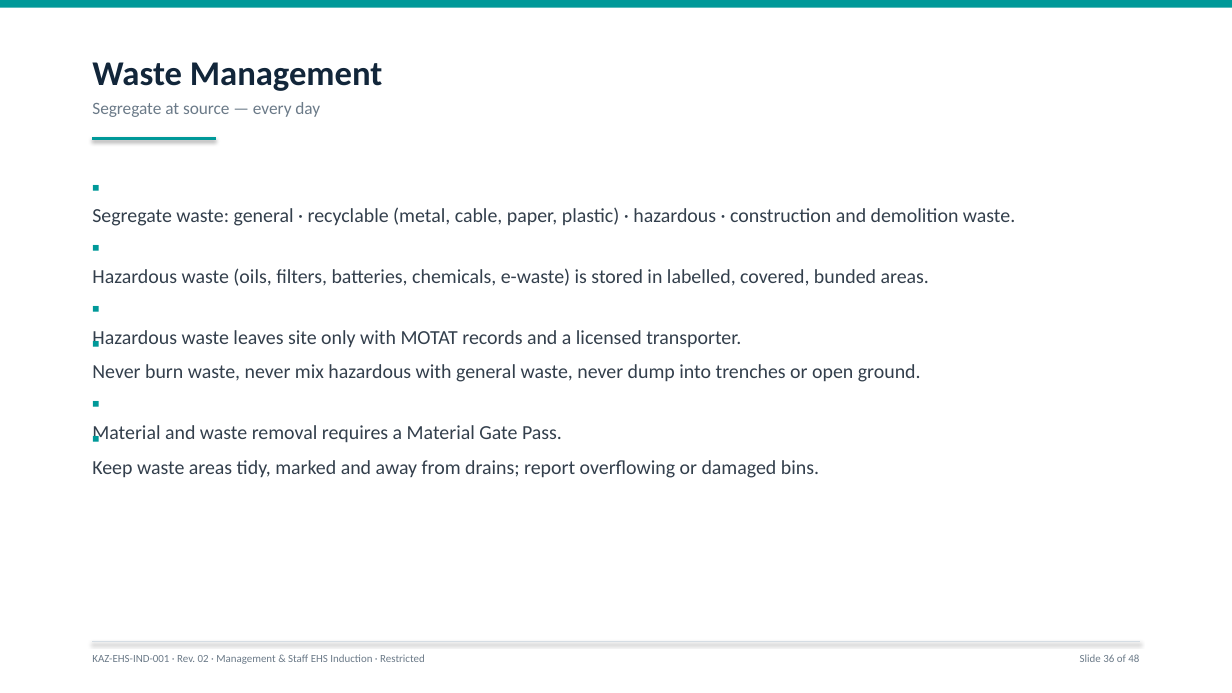
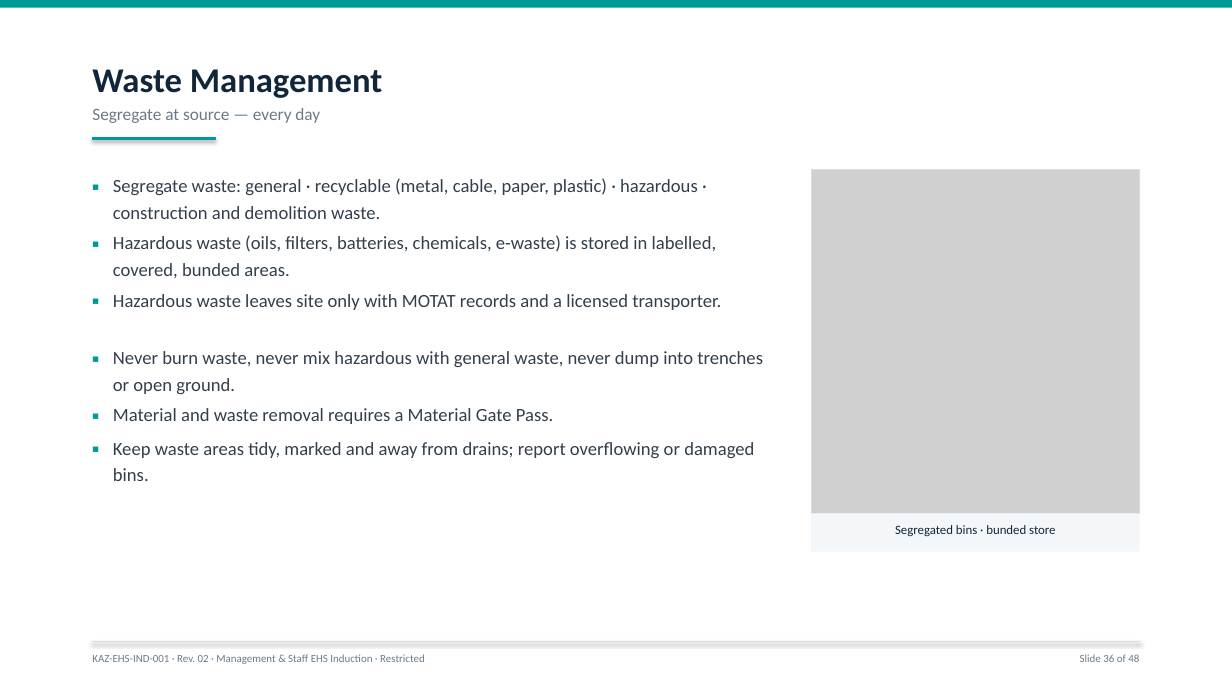
Before and after one commit to ahmuuytt09-dot/ahmed, a slide deck: slide 36 of EHS_Induction_Review/KAZ_Management_Staff_EHS_Induction_Rev02.pptx. Drawn at 1232x693 pixels with LibreOffice and Linux fonts; fonts in the diff are those of the drawing; grey boxes stand for pictures. Boxes give left, top, right and bottom in pixels: in the first picture for what was removed or moved away, otherwise in the second. Text is boxed around its words. In the diff, an @@ line names an element or a change of style, - is before the commit and + after.

```diff
--- a/EHS_Induction_Review/KAZ_Management_Staff_EHS_Induction_Rev02.pptx
+++ b/EHS_Induction_Review/KAZ_Management_Staff_EHS_Induction_Rev02.pptx
@@ text "Waste Management" at box(92, 69, 383, 98): line spacing 1 to 1.15 @@
@@ text "Segregate at source — every ...": place and size @@
-text "Segregate at source — every ..." at box(92, 102, 320, 117)
+text "Segregate at source — every ..." at box(92, 108, 320, 123)
@@ text added at box(92, 170, 113, 218), 14.5 pt, text #009999, bold @@
+▪
@@ text at box(113, 178, 698, 219): paragraph removed @@
-▪
@@ text "Segregate waste: general · recyclable ...": place and size @@
-text "Segregate waste: general · recyclable ..." at box(92, 207, 1015, 226)
+text "Segregate waste: general · recyclable ..." at box(113, 178, 698, 219)
@@ picture added at box(811, 169, 1141, 513) @@
@@ rectangle added at box(811, 169, 1141, 513), outline #D5DDE4 0.8 pt @@
@@ text added at box(92, 227, 113, 275), 14.5 pt, text #009999, bold @@
+▪
@@ text at box(113, 235, 716, 278): paragraph removed @@
-▪
@@ text "Hazardous waste (oils, filters, batteries, ...": place and size @@
-text "Hazardous waste (oils, filters, batteries, ..." at box(92, 268, 929, 286)
+text "Hazardous waste (oils, filters, batteries, ..." at box(113, 235, 716, 278)
@@ text added at box(92, 285, 113, 333), 14.5 pt, text #009999, bold @@
+▪
@@ text at box(113, 294, 721, 310): paragraph removed @@
-▪
@@ text "Hazardous waste leaves site only ...": place and size @@
-text "Hazardous waste leaves site only ..." at box(92, 330, 741, 348)
+text "Hazardous waste leaves site only ..." at box(113, 294, 721, 310)
@@ text added at box(92, 342, 113, 390), 14.5 pt, text #009999, bold @@
+▪
@@ text at box(113, 351, 763, 394): paragraph removed @@
-▪
@@ text "Never burn waste, never mix ...": place and size @@
-text "Never burn waste, never mix ..." at box(92, 364, 921, 382)
+text "Never burn waste, never mix ..." at box(113, 351, 763, 394)
@@ text added at box(92, 399, 113, 423), 14.5 pt, text #009999, bold @@
+▪
@@ text at box(113, 408, 553, 424): paragraph removed @@
-▪
@@ text "Material and waste removal requires ...": place and size @@
-text "Material and waste removal requires ..." at box(92, 425, 562, 443)
+text "Material and waste removal requires ..." at box(113, 408, 553, 424)
@@ text added at box(92, 433, 113, 481), 14.5 pt, text #009999, bold @@
+▪
@@ size 15.5 to 14.5 pt in 6 elements at box(113, 178, 698, 219), box(113, 235, 716, 278), box(113, 294, 721, 310), box(113, 351, 763, 394), box(113, 408, 553, 424), box(113, 442, 754, 481) @@
@@ text at box(113, 442, 754, 481): paragraph removed @@
-▪
@@ text "Keep waste areas tidy, marked ...": place and size @@
-text "Keep waste areas tidy, marked ..." at box(92, 460, 819, 478)
+text "Keep waste areas tidy, marked ..." at box(113, 442, 754, 481)
@@ rectangle added at box(811, 514, 1141, 553), fill #F4F7FA @@
@@ text added at box(895, 525, 1055, 536), 10 pt, text #12263A @@
+Segregated bins · bunded store
```
Also in this commit, not shown: 46 other slides changed, 9 other files.
